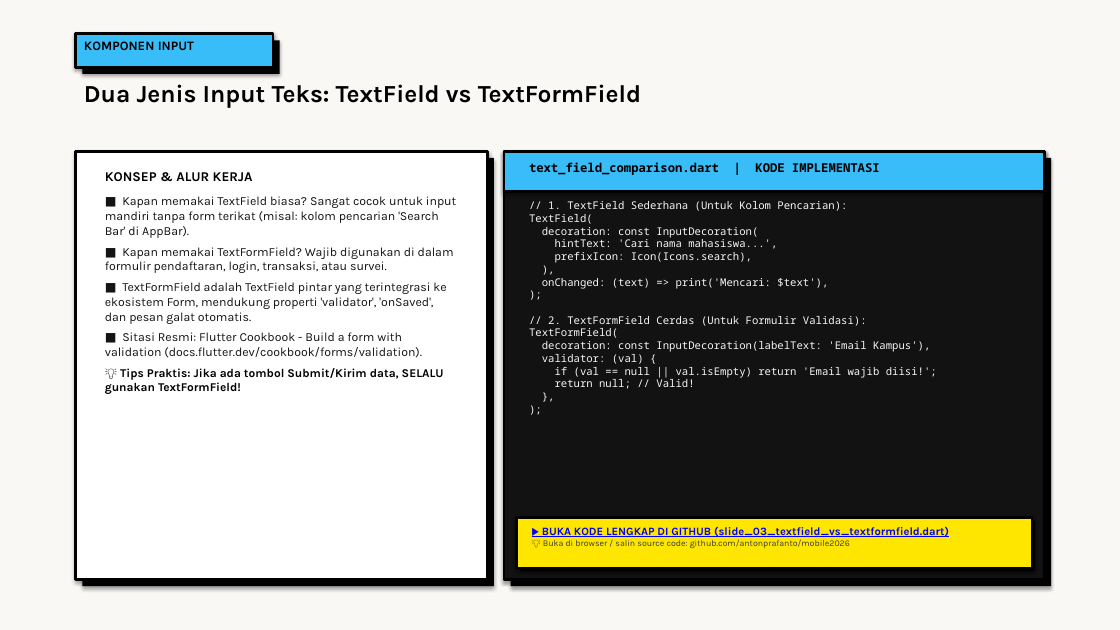
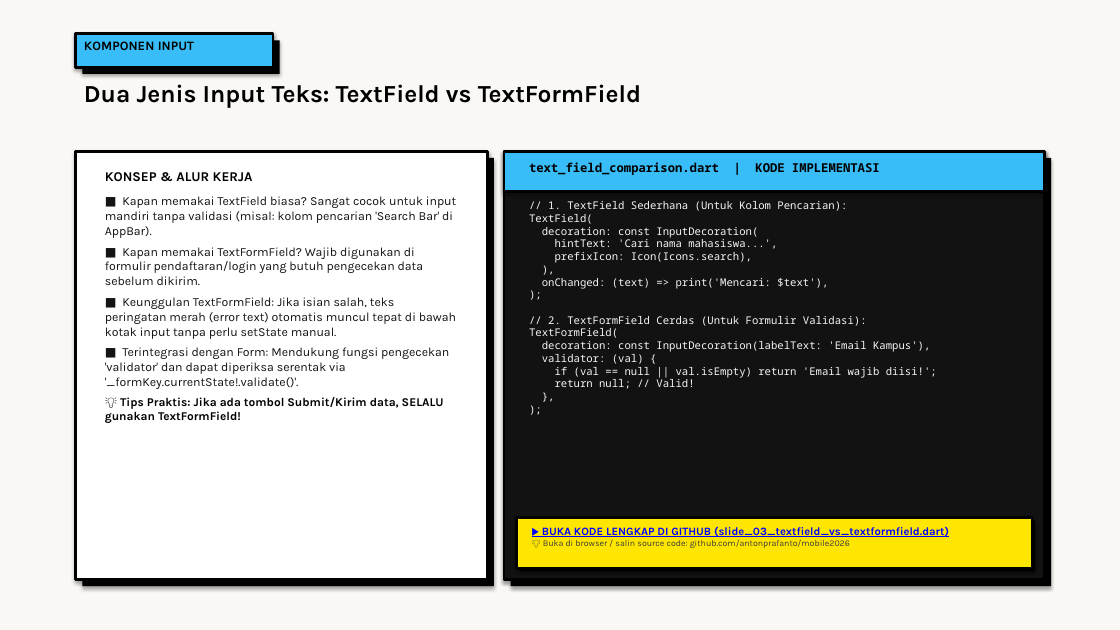
Before and after one commit to antonprafanto/mobile2026, a slide deck: slide 3 of 03_slide_presentasi/PERTEMUAN_04_Form_Handling_dan_GoRouter.pptx. Drawn at 1120x630 pixels with LibreOffice and Linux fonts; fonts in the diff are those of the drawing. Boxes give left, top, right and bottom in pixels: in the first picture for what was removed or moved away, otherwise in the second. Text is boxed around its words. In the diff, an @@ line names an element or a change of style, - is before the commit and + after.

Commit message:
fix(p04): perjelas redaksi teks slide 03 textformfield vs textfield agar ramah mahasiswa awam

```diff
--- a/03_slide_presentasi/PERTEMUAN_04_Form_Handling_dan_GoRouter.pptx
+++ b/03_slide_presentasi/PERTEMUAN_04_Form_Handling_dan_GoRouter.pptx
@@ text at <box>105,196,456,389</box>: text changed @@
-■ Kapan memakai TextField biasa? Sangat cocok untuk input mandiri tanpa form terikat (misal: kolom pencarian 'Search Bar' di AppBar).
-■ Kapan memakai TextFormField? Wajib digunakan di dalam formulir pendaftaran, login, transaksi, atau survei.
-■ TextFormField adalah TextField pintar yang terintegrasi ke ekosistem Form, mendukung properti 'validator', 'onSaved', dan pesan galat otomatis.
-■ Sitasi Resmi: Flutter Cookbook - Build a form with validation (docs.flutter.dev/cookbook/forms/validation).
+■ Kapan memakai TextField biasa? Sangat cocok untuk input mandiri tanpa validasi (misal: kolom pencarian 'Search Bar' di AppBar).
+■ Kapan memakai TextFormField? Wajib digunakan di formulir pendaftaran/login yang butuh pengecekan data sebelum dikirim.
+■ Keunggulan TextFormField: Jika isian salah, teks peringatan merah (error text) otomatis muncul tepat di bawah kotak input tanpa perlu setState manual.
+■ Terintegrasi dengan Form: Mendukung fungsi pengecekan 'validator' dan dapat diperiksa serentak via '_formKey.currentState!.validate()'.
```
Also in this commit, not shown: 2 other files.
